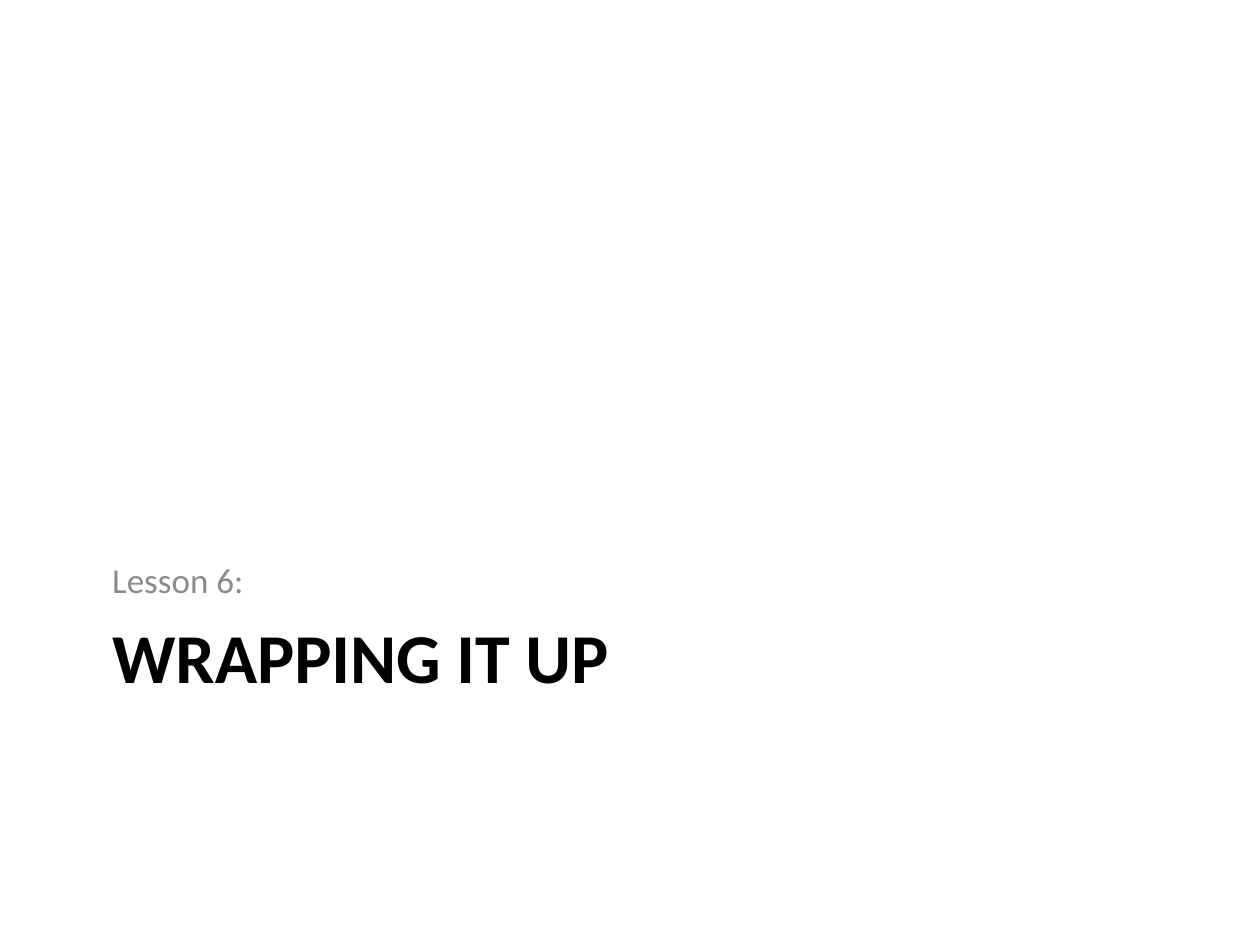
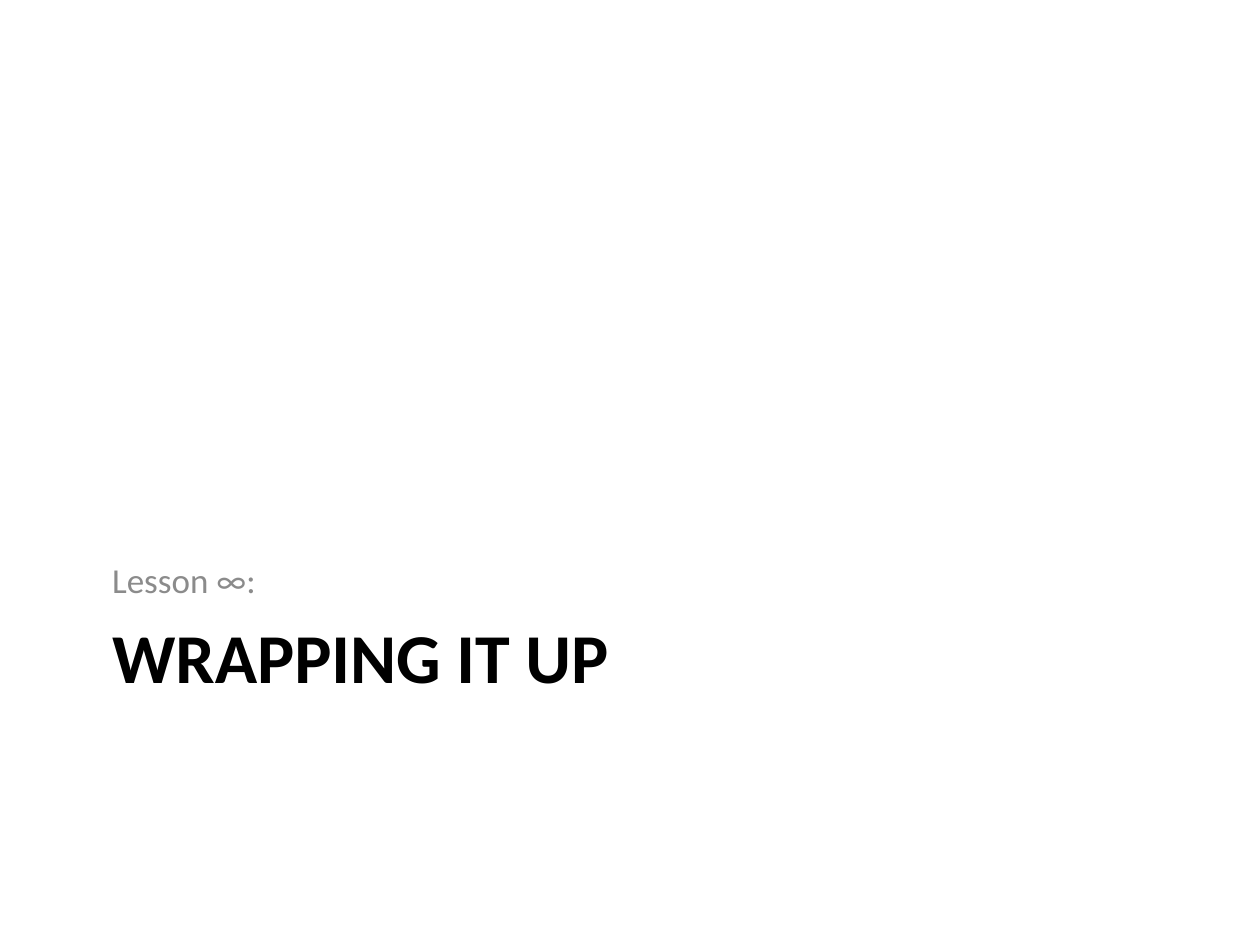
Before and after one commit to PHPEmbark/curriculum, a slide deck: slide 39 of course/4 - Organization and Projects/Organization and Projects.pptx (slide 36 before the commit). Drawn at 1260x945 pixels with LibreOffice and Linux fonts; fonts in the diff are those of the drawing. Boxes give left, top, right and bottom in pixels: in the first picture for what was removed or moved away, otherwise in the second. Text is boxed around its words. In the diff, an @@ line names an element or a change of style, - is before the commit and + after.

Commit message:
Lesson 3 Information

```diff
--- a/course/4 - Organization and Projects/Organization and Projects.pptx
+++ b/course/4 - Organization and Projects/Organization and Projects.pptx
@@ text at box(112, 570, 208, 593): text changed @@
-Lesson 6:
+Lesson ∞:
```
Also in this commit, not shown: 2 other slides changed, 4 slides added, 1 slide removed, 12 other files.
